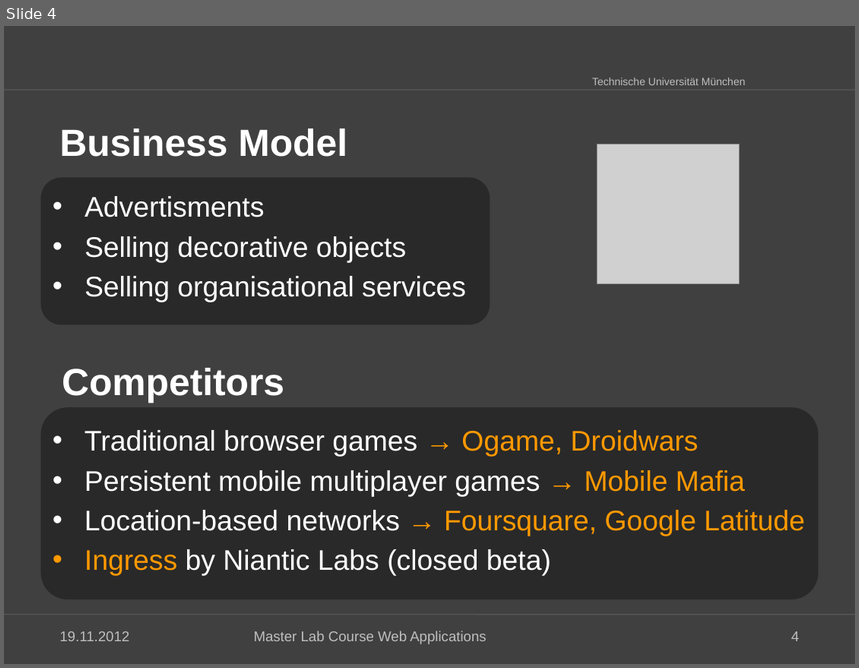
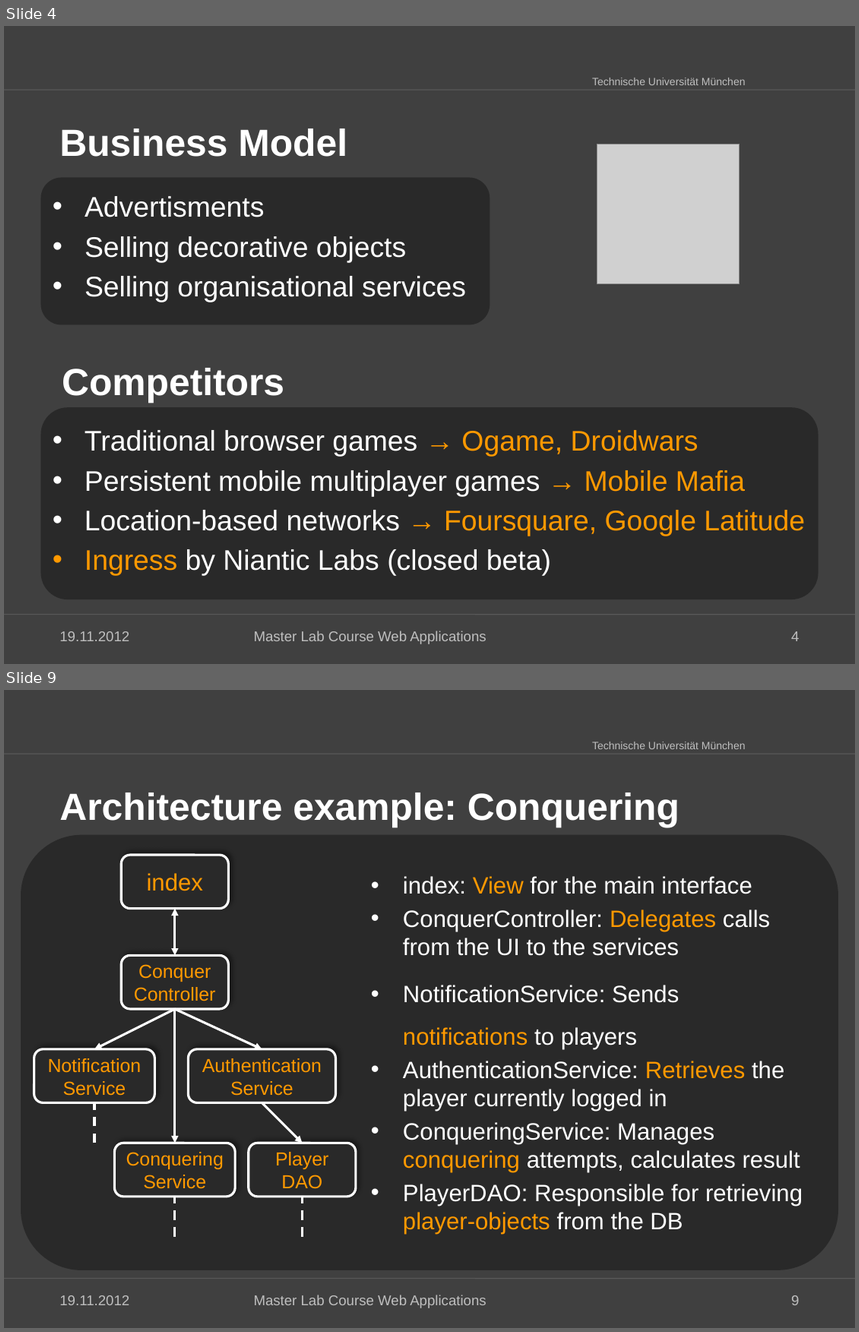
Before and after one commit to kneczaj/pi-puppids, a slide deck: docs/group4_Final_Presentation.pptx. Shown one above the other, each under a label of ours: slide 4 before the commit, slides 4 and 9 after it; the slides between them are not shown. The pictures are 859x668 and 859x1332 pixels, drawn with LibreOffice and Linux fonts; fonts in the diff are those of the drawing; grey boxes stand for pictures; background and template pictures are left out. Boxes give left, top, right and bottom in pixels: in the first picture for what was removed or moved away, otherwise in the second. Text is boxed around its words. In the diff, an @@ line names an element or a change of style, - is before the commit and + after.

```diff
--- a/docs/group4_Final_Presentation.pptx
+++ b/docs/group4_Final_Presentation.pptx
@@ slide 9 added at bbox=[4, 690, 855, 1328], background #404040; not listed: 3 template elements that a slide beside it also shows @@
@@ title added at bbox=[59, 793, 680, 828], 32 pt, text #FFFFFF, bold @@
+Architecture example: Conquering
@@ rounded rectangle added at bbox=[21, 834, 839, 1271], fill #292929 @@
@@ rounded rectangle added at bbox=[122, 855, 229, 909], fill #292929, outline #FFFFFF 2 pt, 20 pt, text #FF9900 @@
+index
@@ text added at bbox=[403, 876, 803, 1235], 20 pt, text #FFFFFF @@
+• index: View for the main interface
+• ConquerController: Delegates calls from the UI to the services
+• NotificationService: Sends notifications to players
+• AuthenticationService: Retrieves the player currently logged in
+• ConqueringService: Manages conquering attempts, calculates result
+• PlayerDAO: Responsible for retrieving player-objects from the DB
@@ double arrow added from (175, 955) to (175, 909), #FFFFFF 2 pt @@
@@ rounded rectangle added at bbox=[122, 955, 229, 1009], fill #292929, outline #FFFFFF 2 pt, 16 pt, text #FF9900 @@
+ConquerController
@@ arrow added from (175, 1009) to (94, 1049), #FFFFFF 2 pt @@
@@ arrow added from (175, 1009) to (175, 1143), #FFFFFF 2 pt @@
@@ arrow added from (175, 1009) to (262, 1049), #FFFFFF 2 pt @@
@@ rounded rectangle added at bbox=[34, 1049, 154, 1103], fill #292929, outline #FFFFFF 2 pt, 16 pt, text #FF9900 @@
+Notification
+Service
@@ rounded rectangle added at bbox=[189, 1049, 336, 1103], fill #292929, outline #FFFFFF 2 pt, 16 pt, text #FF9900 @@
+Authentication
+Service
@@ line added from (94, 1143) to (94, 1103), #FFFFFF 2 pt dashed @@
@@ arrow added from (262, 1103) to (302, 1143), #FFFFFF 2 pt @@
@@ rounded rectangle added at bbox=[115, 1143, 236, 1196], fill #292929, outline #FFFFFF 2 pt, 16 pt, text #FF9900 @@
+Conquering
+Service
@@ rounded rectangle added at bbox=[248, 1143, 356, 1196], fill #292929, outline #FFFFFF 2 pt, 16 pt, text #FF9900 @@
+Player
+DAO
@@ line added from (175, 1237) to (175, 1196), #FFFFFF 2 pt dashed @@
@@ line added from (302, 1237) to (302, 1196), #FFFFFF 2 pt dashed @@
@@ text added at bbox=[59, 1296, 129, 1306], 12 pt, text #BFBFBF @@
+19.11.2012
@@ text added at bbox=[254, 1295, 486, 1309], 12 pt, text #BFBFBF @@
+Master Lab Course Web Applications
@@ page number added at bbox=[791, 1296, 799, 1306], 12 pt, text #BFBFBF @@
+9
```
Also in this commit, not shown: 2 slides changed, 7 other slides added, 8 other files.
